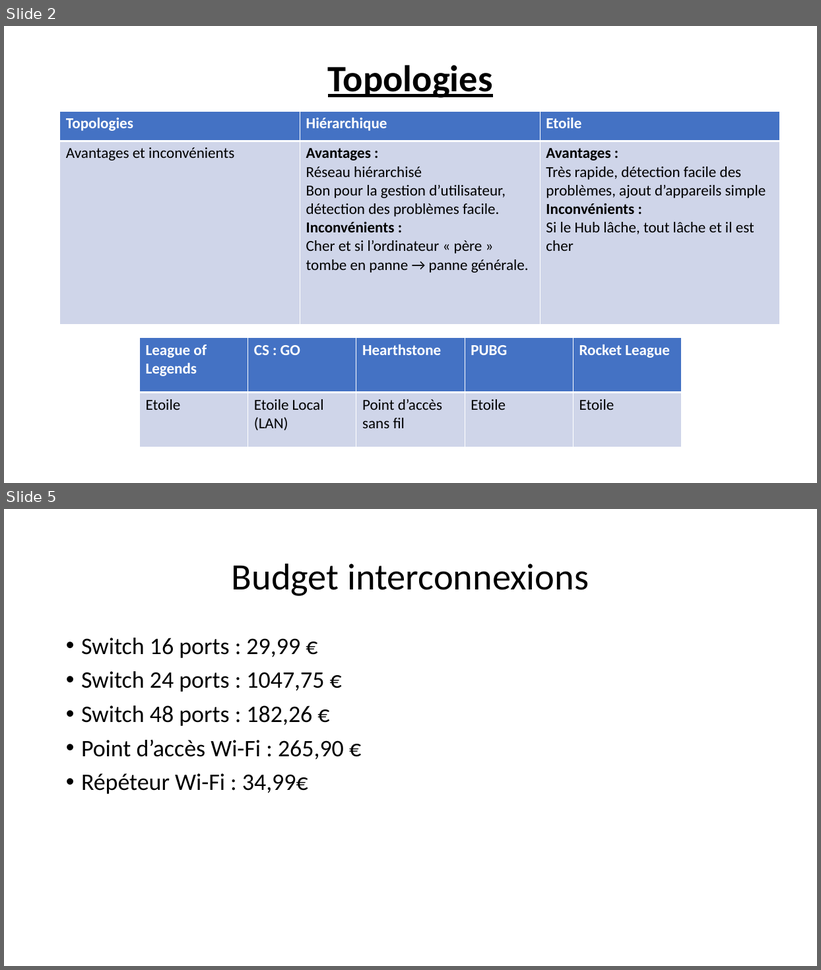
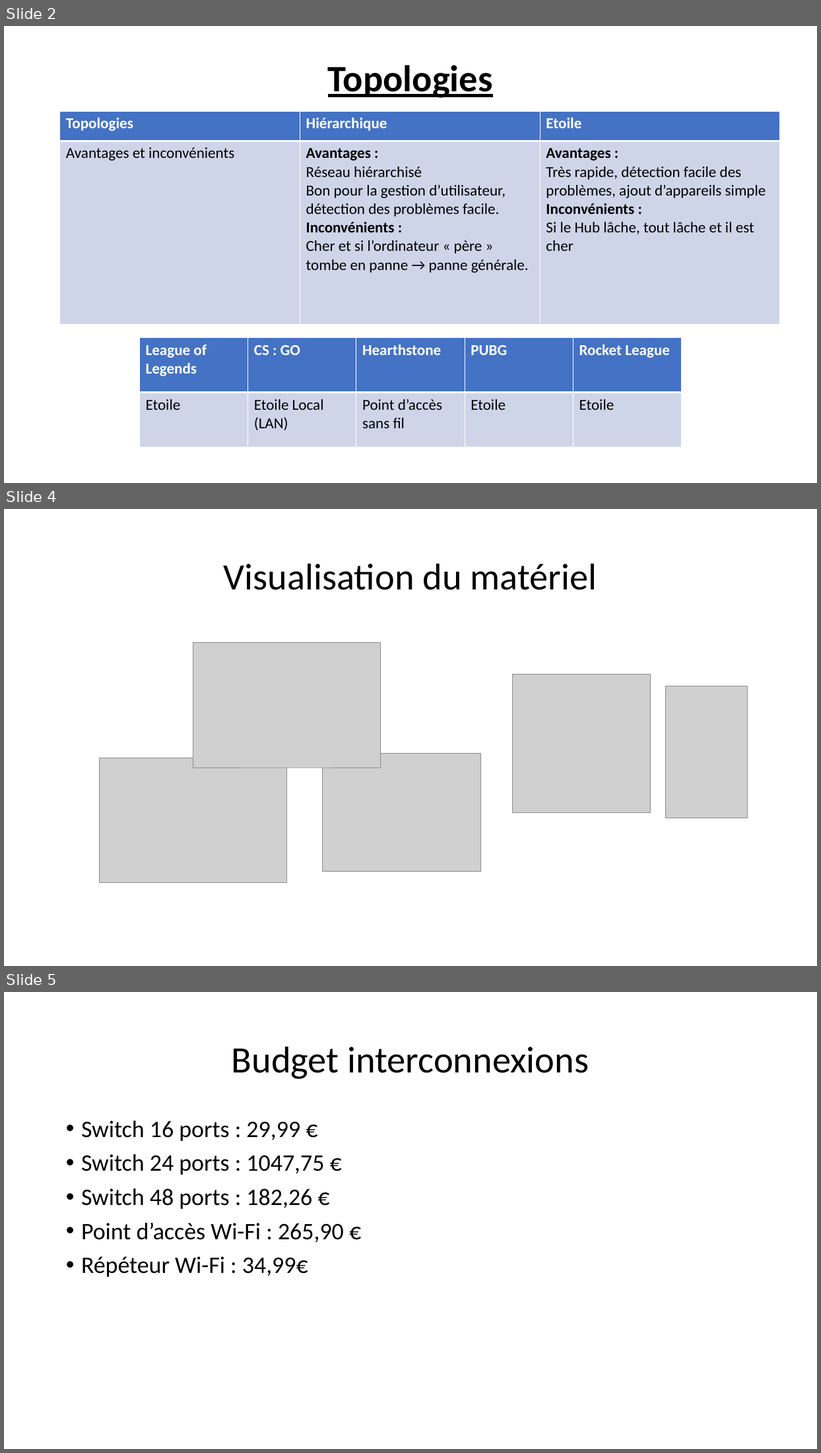
Before and after one commit to Exia-Jellyfish/UE-2-Ces-Esport-GRP1, a slide deck: Projet_Réseau/Projet 2.pptx. Shown one above the other, each under a label of ours: slides 2 and 5 before the commit, slides 2, 4 and 5 after it; the slides between them are not shown. The pictures are 821x970 and 821x1453 pixels, drawn with LibreOffice and Linux fonts; fonts in the diff are those of the drawing; grey boxes stand for pictures. Boxes give left, top, right and bottom in pixels: in the first picture for what was removed or moved away, otherwise in the second. Text is boxed around its words. In the diff, an @@ line names an element or a change of style, - is before the commit and + after.

```diff
--- a/Projet_Réseau/Projet 2.pptx
+++ b/Projet_Réseau/Projet 2.pptx
@@ slide 4 added at (x1=4, y1=509, x2=817, y2=966), background #FFFFFF @@
@@ title added at (x1=224, y1=563, x2=597, y2=590), 44 pt, text #000000 @@
+Visualisation du matériel
@@ picture added at (x1=193, y1=642, x2=380, y2=768) @@
@@ picture added at (x1=513, y1=675, x2=651, y2=813) @@
@@ picture added at (x1=665, y1=687, x2=748, y2=819) @@
@@ picture added at (x1=100, y1=758, x2=287, y2=883) @@
@@ picture added at (x1=323, y1=754, x2=481, y2=872) @@
```
Also in this commit, not shown: 1 slide changed, 1 slide removed.
